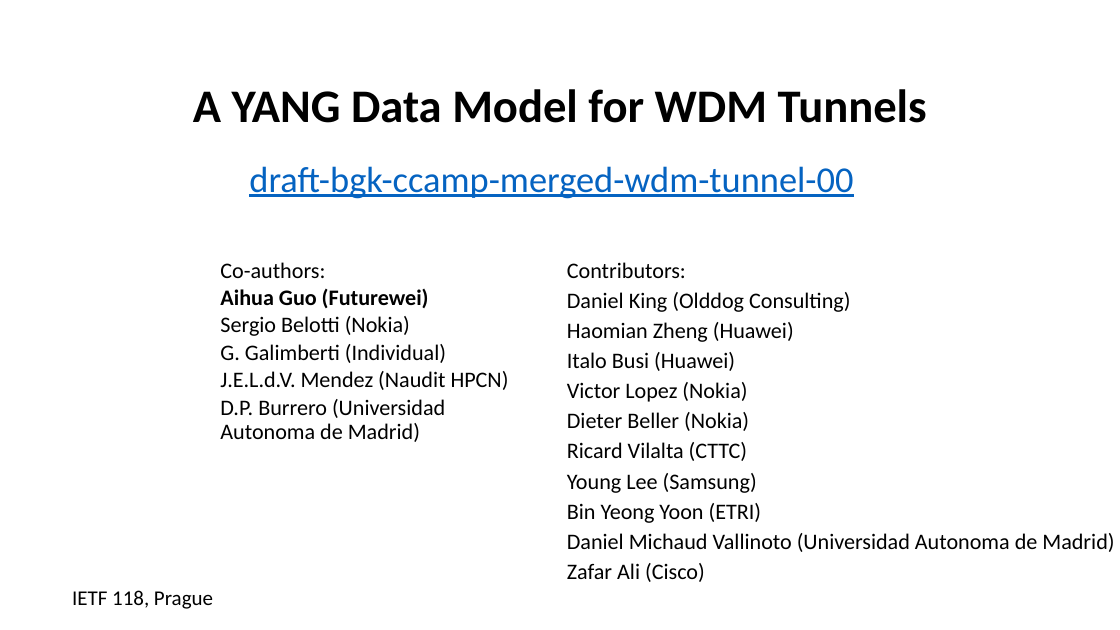
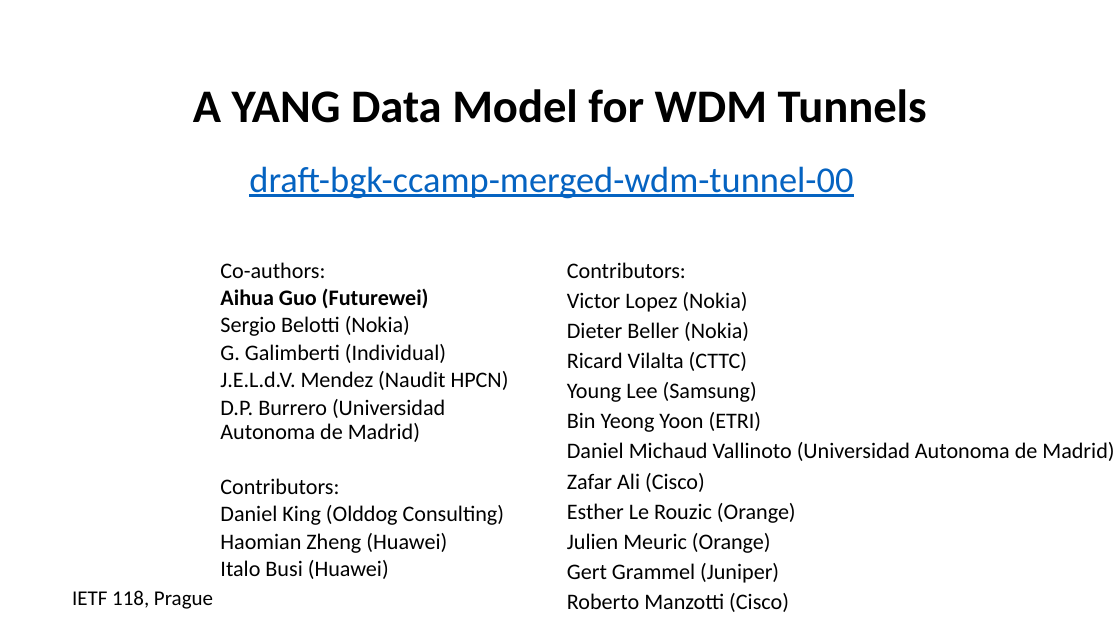
Before and after one commit to aguoietf/merged-ietf-ccamp-wdm-tunnel-yang, a slide deck: slide 1 of meeting-materials/draft-bgk-merged-wdm-tunnel-yang-ietf-118.pptx. Drawn at 1120x630 pixels with LibreOffice and Linux fonts; fonts in the diff are those of the drawing. Boxes give left, top, right and bottom in pixels: in the first picture for what was removed or moved away, otherwise in the second. Text is boxed around its words. In the diff, an @@ line names an element or a change of style, - is before the commit and + after.

```diff
--- a/meeting-materials/draft-bgk-merged-wdm-tunnel-yang-ietf-118.pptx
+++ b/meeting-materials/draft-bgk-merged-wdm-tunnel-yang-ietf-118.pptx
@@ text at <box>567,292,850,371</box>: paragraphs removed @@
-Daniel King (Olddog Consulting)
-Haomian Zheng (Huawei)
-Italo Busi (Huawei)
@@ subtitle at <box>220,478,504,579</box>: paragraphs added @@
+Contributors:
+Daniel King (Olddog Consulting)
+Haomian Zheng (Huawei)
+Italo Busi (Huawei)
@@ text at <box>567,503,796,612</box>: paragraphs added @@
+Esther Le Rouzic (Orange)
+Julien Meuric (Orange)
+Gert Grammel (Juniper)
+Roberto Manzotti (Cisco)
```
